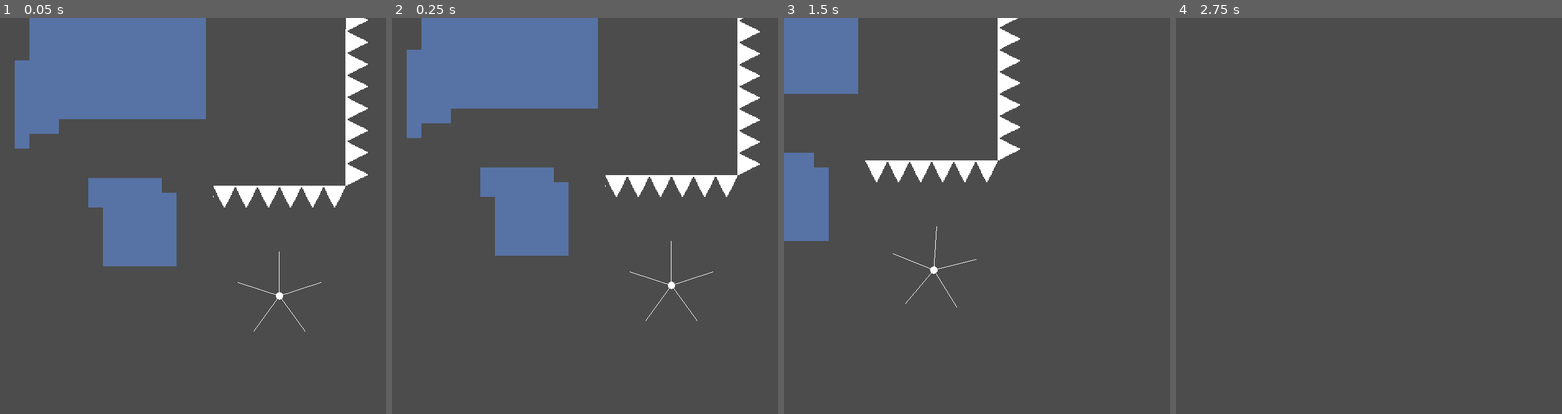
Above: before the commit, frames 1-4 (left to right).
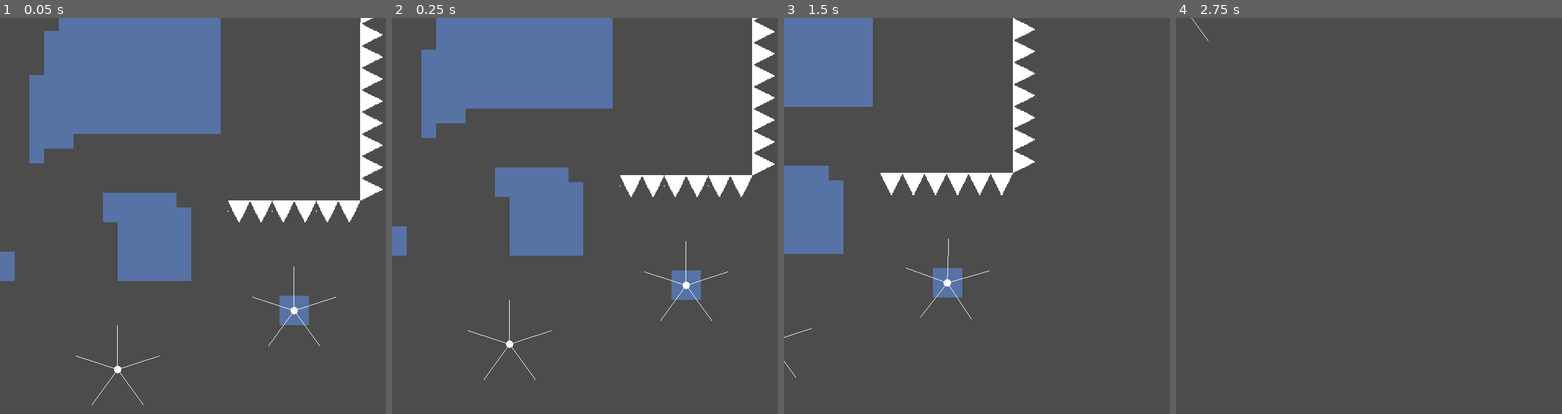
Above: after the commit, the same moments.

Repository: Synthasmagoria/Project-Seeker
Game: Godot game, scene res://levels/test/test.tscn
The game is run twice, just before and just after one commit, with the same random seed, the same clock (stepped at 60 frames per second) and the same inputs.
Inputs:
- Up to frame 1 (0.05 s): no input
- Up to frame 2 (0.25 s): no input
- Up to frame 3 (1.5 s): tap Enter at 0.5 s; hold Right (right) from 0.53 s (still down); tap Shift (jump) at 0.77 s
- Up to frame 4 (2.75 s): tap Shift (jump) at 1.52 s; release Right (right) at 2.03 s; hold Left (left) from 2.03 s (still down)

The runs differ from the first frame. In frame 1, 13% of the frame differs, in the area x 0-100%, y 0-98%; in frame 2, 8.2%; in frame 3, 7.4%; in frame 4, less than 0.1%.

Commit message:
Decoupling, Wheel FSM, and gravity
- Wheel is now able to follow a PathFollow2D node even without being a direct child of it
- NodeWheelState is a new version of the node wheel that uses fsm for behavior
- PathEndResponse.DETACH has been implemented in NodeWheelState

Diff:
--- a/project/base/level manager/level_manager.gd
+++ b/project/base/level manager/level_manager.gd
@@ -62,9 +62,9 @@
 
 # Adds first level from a group as child of the level manager
 func _add_first_in_group() -> void:
-	var _level = NodeUtil.get_first_node_in_group("levels")
-	if _level:
-		_set_level(_level)
+	var _lv = NodeUtil.get_first_node_in_group("levels")
+	if _lv:
+		_set_level(_lv)
 
 # Loads a level from a path and adds it to the scene tree
 func _load_level_from_path(path : String) -> void:
--- a/project/base/state machine/state.gd
+++ b/project/base/state machine/state.gd
@@ -29,3 +29,6 @@
 # <state_name> = push <state_name> onto state stack
 func process(delta : float) -> String:
 	return KEEP_STATE
+
+func physics_process(delta : float) -> String:
+	return KEEP_STATE
--- a/project/base/state machine/state_machine.gd
+++ b/project/base/state machine/state_machine.gd
@@ -1,6 +1,8 @@
 extends Node
 
 ## TODO: Replace printerr with assert
+
+class_name StateMachine
 
 ## First state to be pushed to the stack on init
 export(String) var default_state
@@ -11,7 +13,7 @@
 # Step function name
 var _step_func_name : String
 
-enum ProcessMode{OFF, PROCESS, PHYSICS}
+enum ProcessMode{MANUAL, PROCESS, PHYSICS, BOTH}
 
 export(ProcessMode) var process_mode = ProcessMode.PROCESS
 
@@ -24,40 +26,42 @@
 
 func _ready():
 	match process_mode:
-		ProcessMode.OFF:
+		ProcessMode.MANUAL:
 			set_process(false)
 			set_physics_process(false)
 		ProcessMode.PROCESS:
 			set_physics_process(false)
 		ProcessMode.PHYSICS:
 			set_process(false)
+		ProcessMode.BOTH:
+			pass # Do nothing, process & physics_process are activated by default
 
 	if continuous_state_processing:
 		_step_func_name = "_step_continuous"
 	else:
 		_step_func_name = "_step"
 
-func _step_continuous(delta: float) -> void:
-	var _new_state = get_current_state().process(delta)
+func _step_continuous(delta: float, funcname : String) -> void:
+	var _new_state = get_current_state().call(funcname, delta)
 	while !_new_state.empty():
 		if _new_state == "_":
 			pop()
 		else:
 			push_by_name(_new_state)
-		_new_state = get_current_state().process(delta)
+		_new_state = get_current_state().call(funcname, delta)
 
-func _step(delta: float) -> void:
-	var _new_state = get_current_state().process(delta)
+func _step(delta: float, funcname : String) -> void:
+	var _new_state = get_current_state().call(funcname, delta)
 	if _new_state == "_":
 		pop()
 	elif !_new_state.empty():
 		push_by_name(_new_state)
 
 func _process(delta: float) -> void:
-	call(_step_func_name, delta)
+	call(_step_func_name, delta, "process")
 
 func _physics_process(delta: float) -> void:
-	call(_step_func_name, delta)
+	call(_step_func_name, delta, "physics_process")
 
 # States
 func get_current_state() -> Object:
--- a/project/global/math.gd
+++ b/project/global/math.gd
@@ -8,6 +8,9 @@
 static func floor_v2(v : Vector2) -> Vector2:
 	return Vector2(floor(v.x), floor(v.y))
 
+static func rotate_v2_90cc(v : Vector2) -> Vector2:
+	return Vector2(v.y, -v.x)
+
 static func int_set_bit(i : int, bit : int, val : bool) -> int:
 	return (i | (1 << bit)) & ~(int(!val) << bit)
 
--- a/project/global/util.gd
+++ b/project/global/util.gd
@@ -26,3 +26,11 @@
 	else:
 		source.connect(signal_name, target, method, binds, flags)
 		return true
+
+static func get_children_2d(node : Node) -> Array:
+	var _children = node.get_children()
+	var _children_2d = []
+	for n in _children:
+		if n as Node2D:
+			_children_2d.push_back(n)
+	return _children_2d
--- a/project/levels/test/test.tscn
+++ b/project/levels/test/test.tscn
@@ -7,6 +7,8 @@
 [ext_resource path="res://objects/follow camera/follow_camera.gd" type="Script" id=5]
 [ext_resource path="res://objects/node wheel/node_wheel.gd" type="Script" id=6]
 [ext_resource path="res://objects/spikes/spikes.tscn" type="PackedScene" id=7]
+[ext_resource path="res://objects/solidmap/solid.png" type="Texture" id=8]
+[ext_resource path="res://objects/node wheel/node_wheel_state.tscn" type="PackedScene" id=9]
 
 [sub_resource type="Curve2D" id=5]
 _data = {
@@ -59,7 +61,7 @@
 script = ExtResource( 5 )
 
 [node name="Player" parent="." instance=ExtResource( 2 )]
-position = Vector2( 576, 288 )
+position = Vector2( 560, 272 )
 
 [node name="Path2D" type="Path2D" parent="."]
 position = Vector2( 48, 32 )
@@ -72,7 +74,6 @@
 
 [node name="NodeWheel" type="Node2D" parent="Path2D/PathFollow2D"]
 script = ExtResource( 6 )
-automatic_spacing = true
 automatic_distance = 48.0
 automatic_distancing = true
 
@@ -88,6 +89,8 @@
 [node name="Platform4" parent="Path2D/PathFollow2D/NodeWheel" instance=ExtResource( 4 )]
 position = Vector2( -48, 7.2478e-06 )
 
+[node name="Node" type="Node" parent="Path2D/PathFollow2D/NodeWheel"]
+
 [node name="Tween" type="Tween" parent="Path2D/PathFollow2D"]
 playback_process_mode = 0
 
@@ -325,6 +328,39 @@
 
 [node name="Platform3" parent="NodeWheel/NodeWheel4/NodeWheel3" instance=ExtResource( 4 )]
 position = Vector2( -24.2487, 14 )
+
+[node name="NodeWheelWeight" type="Node2D" parent="."]
+position = Vector2( 432, 400 )
+script = ExtResource( 3 )
+angular_velocity = 0.0
+automatic_spacing = true
+automatic_distance = 48.0
+automatic_distancing = true
+friction = 0.1
+path_movement_speed = 0.629
+follow_path = true
+path_reached_beginning_response = 1
+path_reached_end_response = 1
+
+[node name="Platform" parent="NodeWheelWeight" instance=ExtResource( 4 )]
+position = Vector2( -2.09815e-06, -48 )
+moving_platform_apply_velocity_on_leave = 2
+
+[node name="Platform5" parent="NodeWheelWeight" instance=ExtResource( 4 )]
+position = Vector2( 45.6507, -14.8328 )
+moving_platform_apply_velocity_on_leave = 2
+
+[node name="Platform2" parent="NodeWheelWeight" instance=ExtResource( 4 )]
+position = Vector2( 28.2137, 38.8328 )
+moving_platform_apply_velocity_on_leave = 2
+
+[node name="Platform3" parent="NodeWheelWeight" instance=ExtResource( 4 )]
+position = Vector2( -28.2137, 38.8328 )
+moving_platform_apply_velocity_on_leave = 2
+
+[node name="Platform4" parent="NodeWheelWeight" instance=ExtResource( 4 )]
+position = Vector2( -45.6507, -14.8328 )
+moving_platform_apply_velocity_on_leave = 2
 
 [node name="WindingPath" type="Path2D" parent="."]
 curve = SubResource( 8 )
@@ -332,40 +368,44 @@
 [node name="Follower" type="PathFollow2D" parent="WindingPath"]
 position = Vector2( 624, 336 )
 rotate = false
-
-[node name="NodeWheelWeight" type="Node2D" parent="WindingPath/Follower"]
-script = ExtResource( 3 )
-angular_velocity = 0.0
-automatic_spacing = true
-automatic_distance = 48.0
-automatic_distancing = true
-friction = 0.1
-path_movement_speed = 0.629
-path_follow_path = NodePath("..")
-path_reached_beginning_response = 1
-path_reached_end_response = 1
-
-[node name="Platform" parent="WindingPath/Follower/NodeWheelWeight" instance=ExtResource( 4 )]
-position = Vector2( -2.09815e-06, -48 )
-moving_platform_apply_velocity_on_leave = 2
-
-[node name="Platform5" parent="WindingPath/Follower/NodeWheelWeight" instance=ExtResource( 4 )]
-position = Vector2( 45.6507, -14.8328 )
-moving_platform_apply_velocity_on_leave = 2
-
-[node name="Platform2" parent="WindingPath/Follower/NodeWheelWeight" instance=ExtResource( 4 )]
-position = Vector2( 28.2137, 38.8328 )
-moving_platform_apply_velocity_on_leave = 2
-
-[node name="Platform3" parent="WindingPath/Follower/NodeWheelWeight" instance=ExtResource( 4 )]
-position = Vector2( -28.2137, 38.8328 )
-moving_platform_apply_velocity_on_leave = 2
-
-[node name="Platform4" parent="WindingPath/Follower/NodeWheelWeight" instance=ExtResource( 4 )]
-position = Vector2( -45.6507, -14.8328 )
-moving_platform_apply_velocity_on_leave = 2
+loop = false
+
+[node name="Sprite" type="Sprite" parent="WindingPath/Follower"]
+texture = ExtResource( 8 )
 
 [node name="Spikes" parent="." instance=ExtResource( 7 )]
 tile_data = PoolIntArray( -196579, 3, 0, -131043, 3, 0, -65507, 3, 0, 29, 3, 0, 65565, 3, 0, 131101, 3, 0, 196637, 3, 0, 262173, 3, 0, 327709, 3, 0, 393245, 3, 0, 458781, 3, 0, 524317, 3, 0, 589847, 1, 0, 589848, 1, 0, 589849, 1, 0, 589850, 1, 0, 589851, 1, 0, 589852, 1, 0 )
 
+[node name="NodeWheelState" parent="." instance=ExtResource( 9 )]
+position = Vector2( 624, 336 )
+automatic_distance = 48.0
+
+[node name="Path" parent="NodeWheelState/StateMachine" index="1"]
+friction = 0.1
+path_movement_speed = 0.5
+path_follow_path = NodePath("../../../WindingPath/Follower")
+follow_path = true
+path_reached_beginning_response = 1
+path_reached_end_response = 2
+
+[node name="Gravity" parent="NodeWheelState/StateMachine" index="2"]
+gravity = 200.0
+
+[node name="Platform" parent="NodeWheelState" instance=ExtResource( 4 )]
+position = Vector2( -2.09815e-06, -48 )
+
+[node name="Platform2" parent="NodeWheelState" instance=ExtResource( 4 )]
+position = Vector2( 45.6507, -14.8328 )
+
+[node name="Platform3" parent="NodeWheelState" instance=ExtResource( 4 )]
+position = Vector2( 28.2137, 38.8328 )
+
+[node name="Platform4" parent="NodeWheelState" instance=ExtResource( 4 )]
+position = Vector2( -28.2137, 38.8328 )
+
+[node name="Platform5" parent="NodeWheelState" instance=ExtResource( 4 )]
+position = Vector2( -45.6507, -14.8328 )
+
 [connection signal="tween_completed" from="Path2D/PathFollow2D/Tween" to="Path2D/PathFollow2D" method="_on_Tween_tween_completed"]
+
+[editable path="NodeWheelState"]
--- a/project/objects/node wheel/node_wheel.gd
+++ b/project/objects/node wheel/node_wheel.gd
@@ -1,5 +1,8 @@
 extends Node2D
 tool
+
+# TODO: Find a more consistent way to rotate nodes around
+# If the wheel is moving then it can easily desync with the spun nodes
 
 class_name NodeWheel
 
@@ -17,7 +20,7 @@
 	if automatic_spacing:
 		space_children_evenly()
 
-export(float) var automatic_distance setget set_automatic_distance
+export(float, 1.0, 320.0) var automatic_distance = 32.0 setget set_automatic_distance
 func set_automatic_distance(val : float) -> void:
 	automatic_distance = max(1.0, val)
 	if automatic_distancing:
@@ -30,42 +33,46 @@
 		distance_children_evenly()
 
 func distance_children_evenly() -> void:
-	for n in get_children():
+	for n in Util.get_children_2d(self):
 		n.position = n.position.normalized() * automatic_distance
 
 func space_children_evenly() -> void:
-	var _children = get_child_count()
+	var _children = Util.get_children_2d(self)
+	var _child_count = _children.size()
 	var _child
-	for i in _children:
-		_child = get_child(i)
-		assert((_child as Node2D), "Child was not of type Node2D")
-		_child.position = Vector2.UP.rotated(deg2rad(360.0 / _children * i)) * _child.position.length()
+	for i in _child_count:
+		_child = _children[i]
+		_child.position = Vector2.UP.rotated(deg2rad(360.0 / _child_count * i)) * _child.position.length()
 
 func init() -> void:
-	set_angular_velocity(angular_velocity)
-	set_automatic_spacing(automatic_spacing)
+	if !_initialized:
+		_initialized = true
+		set_angular_velocity(angular_velocity)
+		set_automatic_spacing(automatic_spacing)
+
+func rotate_children() -> void:
+	for n in Util.get_children_2d(self):
+		n.position = _rotation_matrix * n.position
 
 func _ready() -> void:
-	init()
 	if Engine.editor_hint:
 		set_physics_process(false)
-		set_process(false)
 		get_tree().create_timer(1.0).connect("timeout", self, "_on_update_timeout")
 
 func _on_update_timeout() -> void:
 	update()
 	get_tree().create_timer(1.0).connect("timeout", self, "_on_update_timeout")
 
+func step() -> void:
+	init()
+	update()
+	rotate_children()
+
 func _physics_process(delta: float) -> void:
-	if !_initialized:
-		init()
-		_initialized = true
-	update()
-	for n in get_children():
-		n.position = _rotation_matrix * n.position
+	step()
 
 func _draw() -> void:
 #	if Engine.editor_hint:
-	for n in get_children():
+	for n in Util.get_children_2d(self):
 		draw_line(Vector2.ZERO, n.position, Color.white)
 	draw_circle(Vector2.ZERO, 4, Color.white)
--- /dev/null
+++ b/project/objects/node wheel/node_wheel_state.gd
@@ -0,0 +1,10 @@
+extends NodeWheel
+tool
+
+export(String) var first_state = "FollowPath"
+
+func _ready() -> void:
+	if !Engine.editor_hint:
+		$StateMachine.default_state = first_state
+		$StateMachine.init([self])
+	set_physics_process(false)
--- /dev/null
+++ b/project/objects/node wheel/node_wheel_state.tscn
@@ -0,0 +1,32 @@
+[gd_scene load_steps=6 format=2]
+
+[ext_resource path="res://base/state machine/state_machine.gd" type="Script" id=1]
+[ext_resource path="res://objects/node wheel/node_wheel_state.gd" type="Script" id=2]
+[ext_resource path="res://objects/node wheel/states/weighed.gd" type="Script" id=3]
+[ext_resource path="res://objects/node wheel/states/path.gd" type="Script" id=5]
+[ext_resource path="res://objects/node wheel/states/gravity.gd" type="Script" id=6]
+
+[node name="NodeWheelState" type="Node2D"]
+script = ExtResource( 2 )
+angular_velocity = 0.0
+automatic_spacing = true
+automatic_distance = 67.184
+automatic_distancing = true
+first_state = "Path"
+
+[node name="StateMachine" type="Node" parent="."]
+script = ExtResource( 1 )
+default_state = "Weighed"
+process_mode = 2
+
+[node name="Weighed" type="Node" parent="StateMachine"]
+script = ExtResource( 3 )
+
+[node name="Path" type="Node" parent="StateMachine"]
+script = ExtResource( 5 )
+weight_factor = 5.0
+friction = 0.928
+
+[node name="Gravity" type="Node" parent="StateMachine"]
+unique_name_in_owner = true
+script = ExtResource( 6 )
--- a/project/objects/node wheel/node_wheel_weight.gd
+++ b/project/objects/node wheel/node_wheel_weight.gd
@@ -15,8 +15,10 @@
 export(float, 0.1, 5.0) var path_movement_speed = 1.0
 ## The path to follow as the wheel rotates
 export(NodePath) var path_follow_path
+## Whether the wheel should follow the path follow node or not
+export(bool) var follow_path
 # The reference of the path to follow
-onready var _path_follow : PathFollow2D = get_node(path_follow_path)
+onready var _path_follow : PathFollow2D = get_node_or_null(path_follow_path)
 
 ## The action to perform when the end of a path has been reached
 enum PathEndResponse{SPIN, STOP, DETACH}
@@ -24,12 +26,16 @@
 export(PathEndResponse) var path_reached_end_response
 
 func _ready() -> void:
-	var _player = NodeUtil.get_first_node_in_group_in_current_level("player")
-	if _player:
-		_player.connect("entered_platform", self, "_on_player_entered_platform", [_player])
-		_player.connect("exited_platform", self, "_on_player_exited_platform", [_player])
+	if !Engine.editor_hint:
+		var _player = NodeUtil.get_first_node_in_group_in_current_level("player")
+		if _player:
+			_player.connect("entered_platform", self, "_on_player_entered_platform", [_player])
+			_player.connect("exited_platform", self, "_on_player_exited_platform", [_player])
 
 func _process(delta: float) -> void:
+	pass
+
+func _physics_process(delta: float) -> void:
 	var _new_av = angular_velocity
 	if is_instance_valid(platform):
 		var _plat_up = Vector2(
@@ -38,29 +44,32 @@
 		_new_av += player.up.dot(_plat_up) * weight_factor
 	_new_av = max(abs(_new_av) - friction, 0.0) * sign(_new_av)
 
-	var _next_pf_offset = _path_follow.offset + _new_av * get_physics_process_delta_time()
-	var _path_length = _path_follow.get_parent().curve.get_baked_length()
-	var _next_pf_offset_clamped = clamp(_next_pf_offset, 0.0, _path_length)
+	if is_instance_valid(_path_follow):
+		var _next_pf_offset = _path_follow.offset + _new_av * delta
+		var _path_length = _path_follow.get_parent().curve.get_baked_length()
+		var _next_pf_offset_clamped = clamp(_next_pf_offset, 0.0, _path_length)
 
-	if _next_pf_offset <= 0.0:
-		match path_reached_beginning_response:
-			PathEndResponse.STOP:
-				_new_av = (_next_pf_offset_clamped - _path_follow.offset) / get_physics_process_delta_time()
-			PathEndResponse.DETACH:
-				pass # function that detaches the node from the path follow
-	elif _next_pf_offset >= _path_length:
-		match path_reached_end_response:
-			PathEndResponse.STOP:
-				_new_av = (_next_pf_offset_clamped - _path_follow.offset) / get_physics_process_delta_time()
-			PathEndResponse.DETACH:
-				pass # function that detaches the node from the path follow
+		if _next_pf_offset <= 0.0:
+			match path_reached_beginning_response:
+				PathEndResponse.STOP:
+					_new_av = (_next_pf_offset_clamped - _path_follow.offset) / delta
+				PathEndResponse.DETACH:
+					pass # function that detaches the node from the path follow
+		elif _next_pf_offset >= _path_length:
+			match path_reached_end_response:
+				PathEndResponse.STOP:
+					_new_av = (_next_pf_offset_clamped - _path_follow.offset) / delta
+				PathEndResponse.DETACH:
+					pass # function that detaches the node from the path follow
 
 	if _new_av != angular_velocity:
 		set_angular_velocity(_new_av)
 
-func _physics_process(delta: float) -> void:
 	if is_instance_valid(_path_follow):
+		var _path_prev_pos = _path_follow.position
 		_path_follow.offset += angular_velocity * path_movement_speed * delta
+		if follow_path:
+			position += _path_follow.position - _path_prev_pos
 
 func _on_player_entered_platform(plat : KinematicBody2D, play : KinematicBody2D) -> void:
 	if plat.get_parent() == self:
--- /dev/null
+++ b/project/objects/node wheel/states/gravity.gd
@@ -0,0 +1,15 @@
+extends WheelState
+
+var velocity : Vector2
+##
+export(float) var gravity = 1000.0
+
+func physics_process(delta : float) -> String:
+
+	velocity.y += gravity * delta
+
+	wheel.position += velocity * delta
+
+	wheel.step()
+
+	return "KEEP_STATE"
--- /dev/null
+++ b/project/objects/node wheel/states/path.gd
@@ -0,0 +1,74 @@
+extends WheelStateWeighed
+
+## The speed at which the wheel moves along its path
+export(float, 0.1, 5.0) var path_movement_speed = 1.0
+## The path to follow as the wheel rotates
+export(NodePath) var path_follow_path
+## Whether the wheel should follow the path follow node or not
+export(bool) var follow_path
+# The reference of the path to follow
+onready var _path_follow : PathFollow2D = get_node(path_follow_path)
+#
+var _detaching : bool
+
+## The action to perform when the end of a path has been reached
+enum PathEndResponse{SPIN, STOP, DETACH}
+export(PathEndResponse) var path_reached_beginning_response
+export(PathEndResponse) var path_reached_end_response
+
+func path_end_reached(pf : PathFollow2D, av : float) -> bool:
+	return get_next_path_follow_offset(pf, av) > get_path_follow_curve_length(pf)
+
+func path_beginning_reached(pf : PathFollow2D, av : float) -> bool:
+	return get_next_path_follow_offset(pf, av) < 0.0
+
+func get_path_follow_curve_length(pf : PathFollow2D) -> float:
+	return pf.get_parent().curve.get_baked_length()
+
+func get_next_path_follow_offset(pf : PathFollow2D, av : float) -> float:
+	return pf.offset + av * get_physics_process_delta_time()
+
+func clamp_angular_velocity_to_path_bounds(pf : PathFollow2D, av : float) -> float:
+	var _next_offset = get_next_path_follow_offset(pf, av)
+	var _next_offset_clamped = clamp(_next_offset, 0.0, get_path_follow_curve_length(pf))
+	return _next_offset_clamped - _next_offset
+
+func physics_process(delta : float) -> String:
+	var _new_av = calculate_angular_velocity(wheel.angular_velocity)
+
+	if is_instance_valid(_path_follow):
+		var _beginning_reached = path_beginning_reached(_path_follow, _new_av)
+		var _end_reached = path_end_reached(_path_follow, _new_av)
+
+		if _beginning_reached || _end_reached:
+			var _response
+			if _beginning_reached:
+				_response = path_reached_beginning_response
+			else:
+				_response = path_reached_end_response
+
+			match _response:
+				PathEndResponse.SPIN:
+					pass # do nothing
+				PathEndResponse.STOP:
+					_new_av = clamp_angular_velocity_to_path_bounds(_path_follow, _new_av)
+				PathEndResponse.DETACH:
+					_detaching = true
+
+		var _path_prev_pos = _path_follow.position
+		_path_follow.offset += _new_av * path_movement_speed * delta
+
+		if follow_path:
+			if _detaching:
+				var _direction = (_path_follow.position - _path_prev_pos).normalized()
+				$"%Gravity".velocity = _direction * _new_av
+				wheel.set_angular_velocity(_new_av)
+				wheel.step()
+				return "Gravity"
+			else:
+				wheel.position += _path_follow.position - _path_prev_pos
+
+	wheel.set_angular_velocity(_new_av)
+	wheel.step()
+
+	return KEEP_STATE
--- /dev/null
+++ b/project/objects/node wheel/states/weighed.gd
@@ -0,0 +1,51 @@
+extends WheelState
+
+class_name WheelStateWeighed
+
+## The significance to momentum of the weight put onto the the wheel's platforms by the player
+export(float, 0.1, 5.0) var weight_factor = 2.0
+## The rate at which the wheel slows its rotation
+export(float, 0.1, 5.0) var friction = 1.0
+## Reference to the player
+var _player : KinematicBody2D
+## Reference to the weighed platform
+var _weighed_platform : KinematicBody2D
+
+func init(args) -> void:
+	.init(args)
+	connect_to_player(NodeUtil.get_first_node_in_group_in_current_level("player"))
+
+func connect_to_player(play) -> void:
+	if play:
+		play.connect("entered_platform", self, "_on_player_entered_platform", [play])
+		play.connect("exited_platform", self, "_on_player_exited_platform", [play])
+
+func get_platform_weight(plat : KinematicBody2D, play : KinematicBody2D, factor : float) -> float:
+	if is_instance_valid(plat):
+		var _plat_up = Math.rotate_v2_90cc(plat.position).normalized()
+		return play.up.dot(_plat_up) * factor
+	else:
+		return 0.0
+
+func adjust_angular_velocity_for_friction(av : float, fric : float) -> float:
+	return max(abs(av) - fric, 0.0) * sign(av)
+
+func calculate_angular_velocity(_av) -> float:
+	_av += get_platform_weight(_weighed_platform, _player, weight_factor)
+	_av = adjust_angular_velocity_for_friction(_av, friction)
+	return _av
+
+func physics_process(delta: float) -> String:
+	wheel.set_angular_velocity(calculate_angular_velocity(wheel.angular_velocity))
+	wheel.step()
+	return KEEP_STATE
+
+func _on_player_entered_platform(plat : KinematicBody2D, play : KinematicBody2D) -> void:
+	if plat.get_parent() == wheel:
+		_weighed_platform = plat
+		_player = play
+
+func _on_player_exited_platform(plat : KinematicBody2D, play : KinematicBody2D) -> void:
+	if plat == _weighed_platform:
+		_weighed_platform = null
+		_player = null
--- /dev/null
+++ b/project/objects/node wheel/states/wheel_state.gd
@@ -0,0 +1,8 @@
+extends State
+
+class_name WheelState
+
+var wheel : Node2D
+
+func init(nwheel : Node2D) -> void:
+	wheel = nwheel
--- a/project/objects/player/states/airborne.gd
+++ b/project/objects/player/states/airborne.gd
@@ -40,7 +40,7 @@
 	else:
 		return null
 
-func process(delta : float) -> String:
+func physics_process(delta : float) -> String:
 	# Set walking velocity like normal
 	player.velocity.x = get_walk_velocity()
 
--- a/project/objects/player/states/grounded.gd
+++ b/project/objects/player/states/grounded.gd
@@ -8,7 +8,7 @@
 func exit() -> void:
 	pass
 
-func process(delta : float) -> String:
+func physics_process(delta : float) -> String:
 	# Apply walking velocity
 	player.velocity.x = get_walk_velocity()
 
--- a/project/project.godot
+++ b/project/project.godot
@@ -40,9 +40,24 @@
 "path": "res://base/state machine/state.gd"
 }, {
 "base": "Node",
+"class": "StateMachine",
+"language": "GDScript",
+"path": "res://base/state machine/state_machine.gd"
+}, {
+"base": "Node",
 "class": "Util",
 "language": "GDScript",
 "path": "res://global/util.gd"
+}, {
+"base": "State",
+"class": "WheelState",
+"language": "GDScript",
+"path": "res://objects/node wheel/states/wheel_state.gd"
+}, {
+"base": "WheelState",
+"class": "WheelStateWeighed",
+"language": "GDScript",
+"path": "res://objects/node wheel/states/weighed.gd"
 } ]
 _global_script_class_icons={
 "FollowCamera2D": "",
@@ -51,7 +66,10 @@
 "NodeWheelWeight": "",
 "PlayerState": "",
 "State": "",
-"Util": ""
+"StateMachine": "",
+"Util": "",
+"WheelState": "",
+"WheelStateWeighed": ""
 }
 
 [application]
Not shown: 1 places in project/levels/test/test.tscn that only renumber resources
